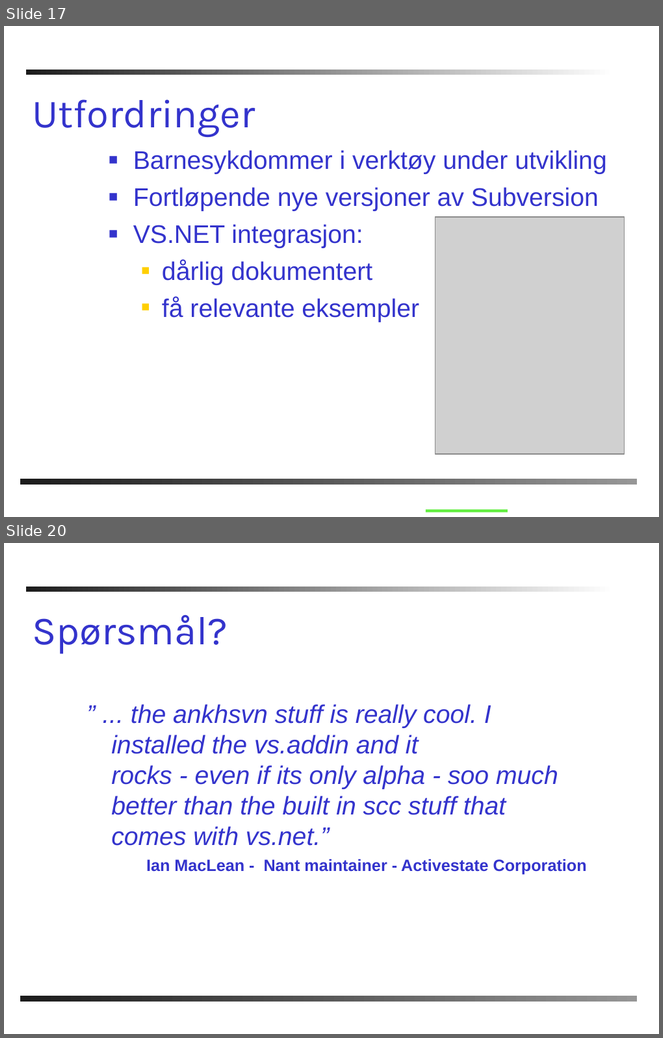
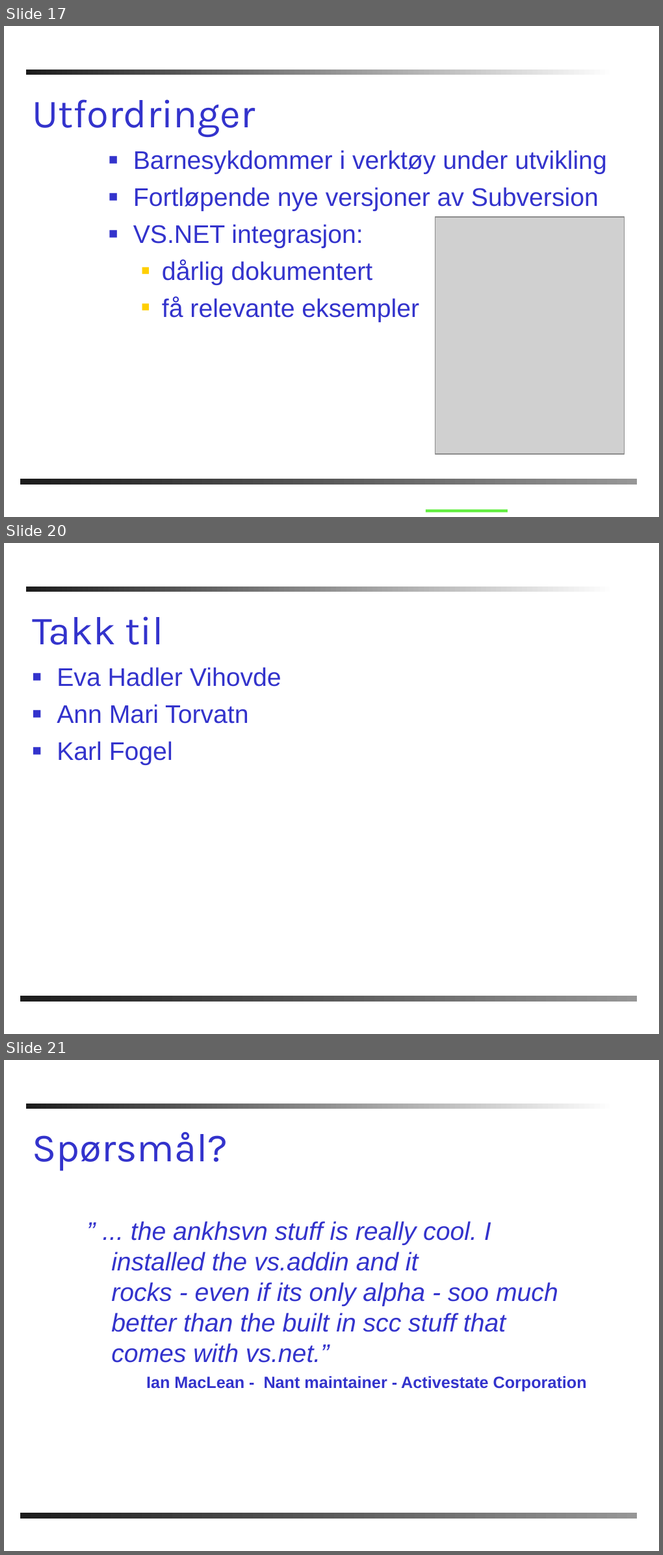
Before and after one commit to windygu/AnkhSVN, a slide deck: doc/powerpoint/Subversion_addin_for_VS.NET.ppt. Shown one above the other, each under a label of ours: slides 17 and 20 before the commit, slides 17, 20 and 21 after it; the slides between them are not shown. The pictures are 663x1038 and 663x1555 pixels, drawn with LibreOffice and Linux fonts; fonts in the diff are those of the drawing; grey boxes stand for pictures; background and template pictures are left out. Boxes give left, top, right and bottom in pixels: in the first picture for what was removed or moved away, otherwise in the second. Text is boxed around its words. In the diff, an @@ line names an element or a change of style, - is before the commit and + after.

```diff
--- a/doc/powerpoint/Subversion_addin_for_VS.NET.ppt
+++ b/doc/powerpoint/Subversion_addin_for_VS.NET.ppt
@@ slide 20 added at box(4, 543, 659, 1034), background #FFFFFF; not listed: 2 template elements that a slide beside it also shows @@
@@ title added at box(32, 616, 164, 645), 44 pt, text #3333CC @@
+Takk til
@@ text added at box(57, 667, 282, 765), 28 pt, text #3333CC @@
+■ Eva Hadler Vihovde
+■ Ann Mari Torvatn
+■ Karl Fogel
@@ what was slide 20 is now slide 21 @@
```
Also in this commit, not shown: 10 slides changed, 1 other slide added, 1 slide removed.
